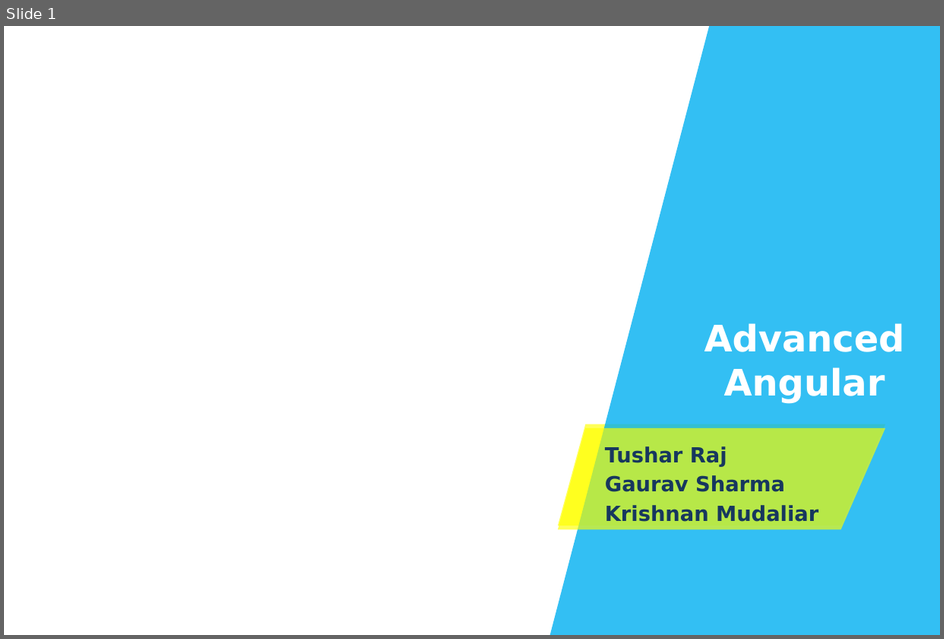
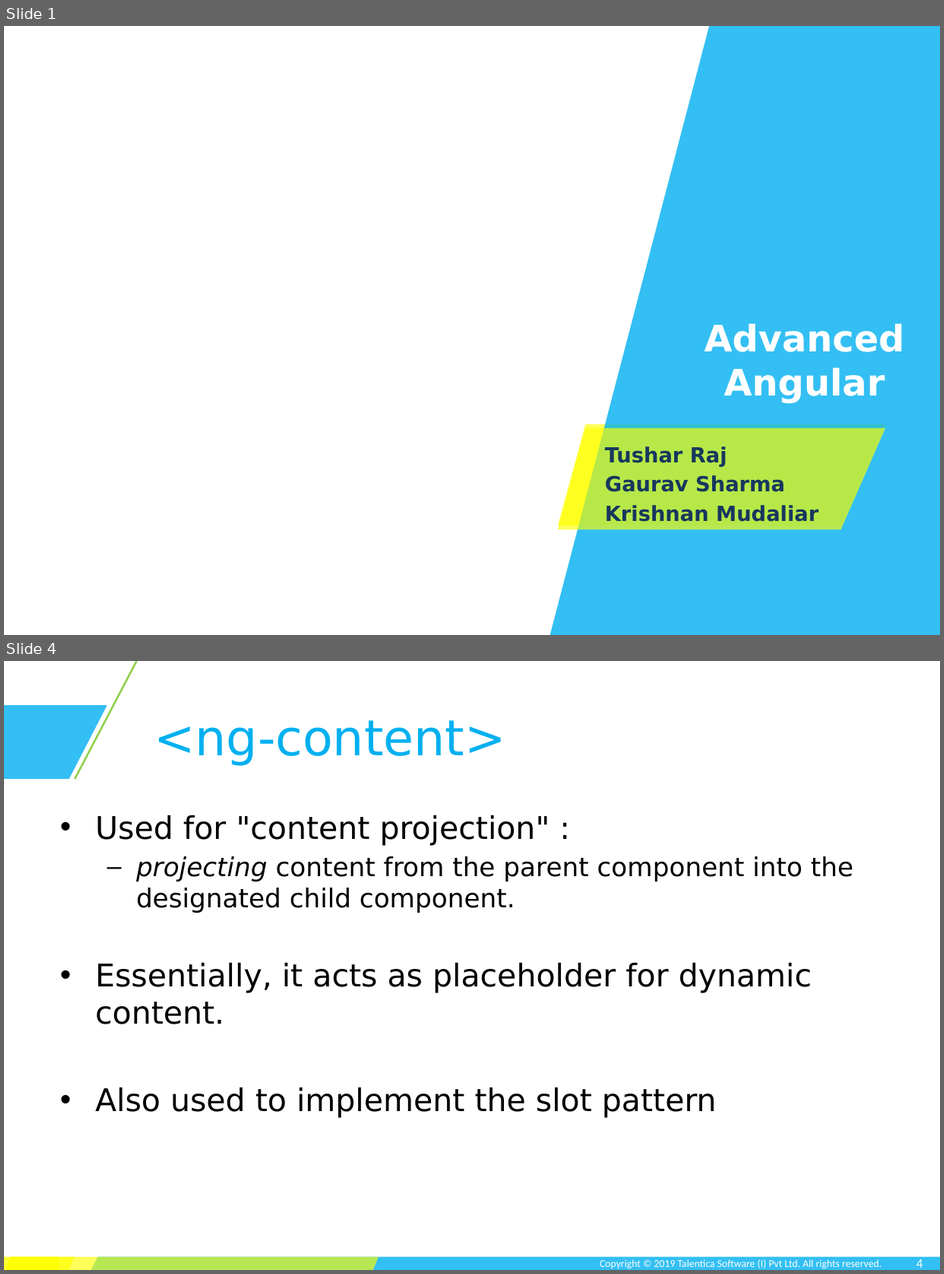
Before and after one commit to TusharRajGupt/angular-demo, a slide deck: session-7/Session 7.pptx. Shown one above the other, each under a label of ours: slide 1 before the commit, slides 1 and 4 after it; the slides between them are not shown. The pictures are 944x639 and 944x1274 pixels, drawn with LibreOffice and Linux fonts; fonts in the diff are those of the drawing; background and template pictures are left out. Boxes give left, top, right and bottom in pixels: in the first picture for what was removed or moved away, otherwise in the second. Text is boxed around its words. In the diff, an @@ line names an element or a change of style, - is before the commit and + after.

```diff
--- a/session-7/Session 7.pptx
+++ b/session-7/Session 7.pptx
@@ slide 4 added at (4,661,940,1270), background #FFFFFF @@
@@ line added from (137, 661) to (75, 779), #92D050 1.5 pt @@
@@ freeform shape added at (4,705,107,779), fill #00B0F0 at 80% opacity @@
@@ title added at (154,720,506,766), 38 pt, text #00B0F0 @@
+<ng-content>
@@ text added at (95,815,854,1118), 24 pt, text #000000 @@
+• Used for "content projection" :
+  – projecting content from the parent component into the designated child component.
+• Essentially, it acts as placeholder for dynamic content.
+• Also used to implement the slot pattern
@@ group added at (4,1257,940,1270): 3 freeform shapes, 1 rectangle @@
@@ text added at (600,1259,882,1269), 8 pt, text #FFFFFF @@
+Copyright © 2019 Talentica Software (I) Pvt Ltd. All rights reserved.
@@ page number added at (917,1259,924,1267), 10 pt, text #FFFFFF @@
+4
```
Also in this commit, not shown: 3 other slides added, 1 slide removed, 11 other files.
